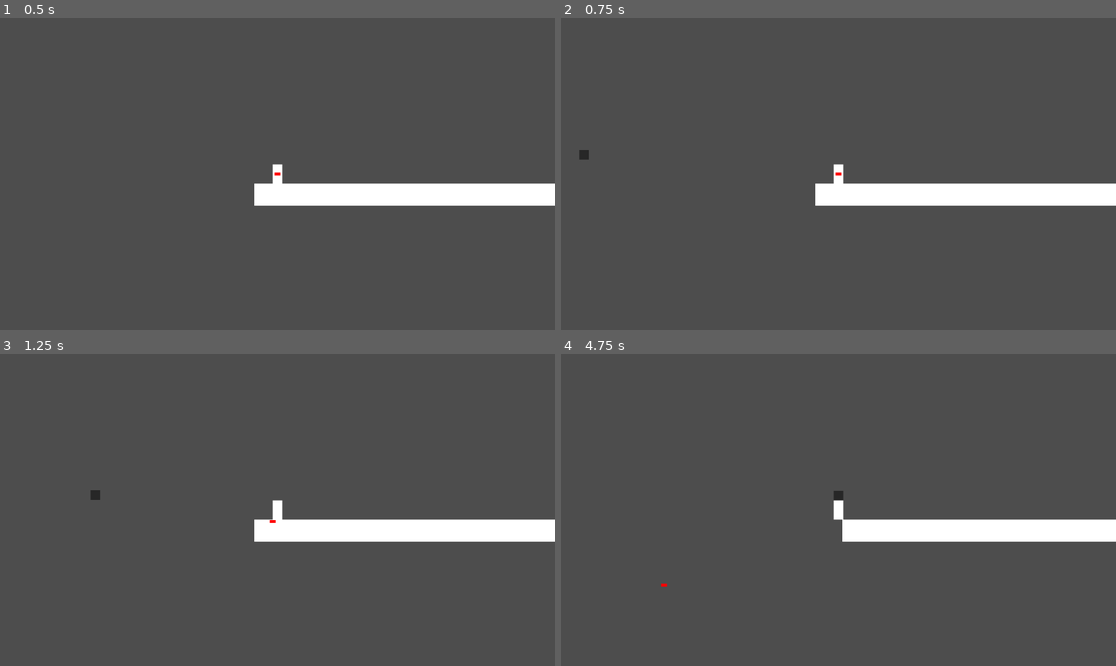
Above: before the commit, frames 1-4 (two rows, left to right).
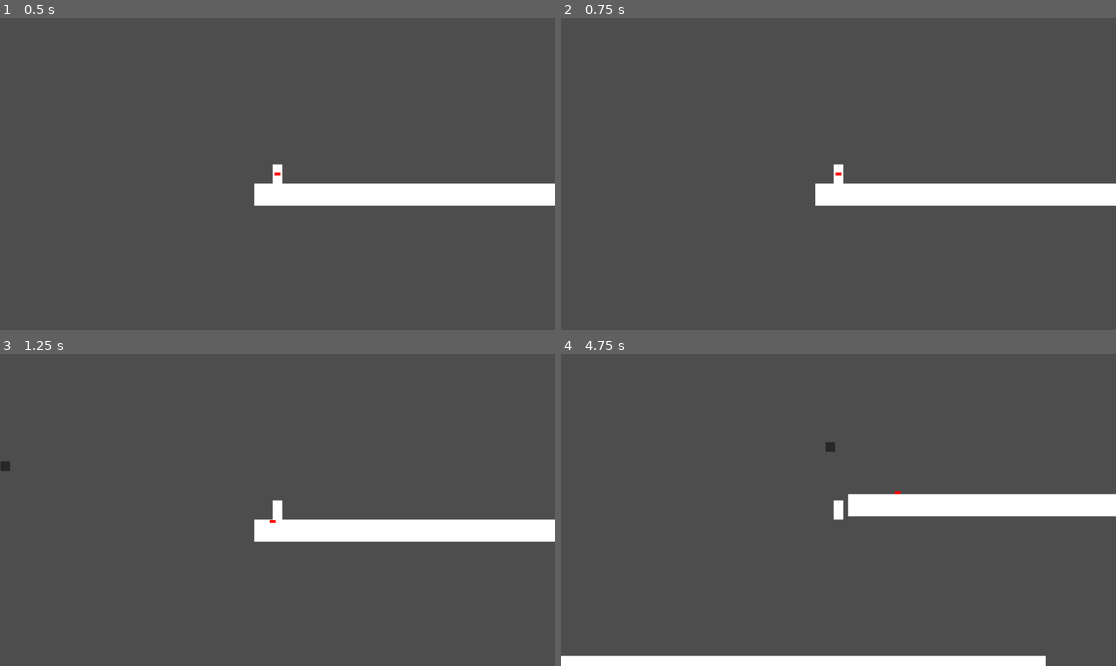
Above: after the commit, the same moments.

Repository: mathkimchi/harpooneer
Game: Godot game, scene res://main_level.tscn
Two runs of this game, one before a commit and one after it. Both use one fixed random seed, a clock stepped at 60 frames per second and the inputs below.
Inputs (mouse positions are in pixels of both pictures, inside the frame that each line leads up to):
- Up to frame 1 (0.5 s): no input
- Up to frame 2 (0.75 s): move the mouse to (810, 236) at 0.52 s; click (810, 236) at 0.67 s
- Up to frame 3 (1.25 s): no input
- Up to frame 4 (4.75 s): move the mouse to (1005, 556) at 1.27 s; click (1005, 556) at 1.42 s; move the mouse to (672, 463) at 2.02 s; click (672, 463) at 2.17 s; move the mouse to (866, 510) at 2.77 s; click (866, 510) at 2.92 s; move the mouse to (755, 432) at 3.52 s; click (755, 432) at 3.67 s; move the mouse to (960, 494) at 4.27 s; click (960, 494) at 4.42 s

Frame 1 is identical in both runs. In frame 2, less than 0.1% of the frame differs, in the area x 3-6%, y 42-46%; in frame 3, 0.1%; in frame 4, 10%, in the area x 0-100%, y 28-100%.

Commit message:
slow bats down

Diff:
--- a/bat.gd
+++ b/bat.gd
@@ -1,9 +1,9 @@
 extends CharacterBody2D
 
 
-const SPEED = 300.0
+const SPEED = 150.0
 const FLAP_VELOCITY = -300.0
-const BAT_FLAP_COOLDOWN = 0.4
+const BAT_FLAP_COOLDOWN = 1.0
 
 var can_flap = true
 
@@ -14,7 +14,7 @@
 	# Add the gravity.
 	if not is_on_floor():
 		#velocity += Vector2.DOWN * delta * 100
-		velocity += get_gravity() * delta
+		velocity += get_gravity() * delta * 0.5
 
 	# Handle jump.
 	if can_flap and (-player.global_position.y >= -self.global_position.y): # up is negative
